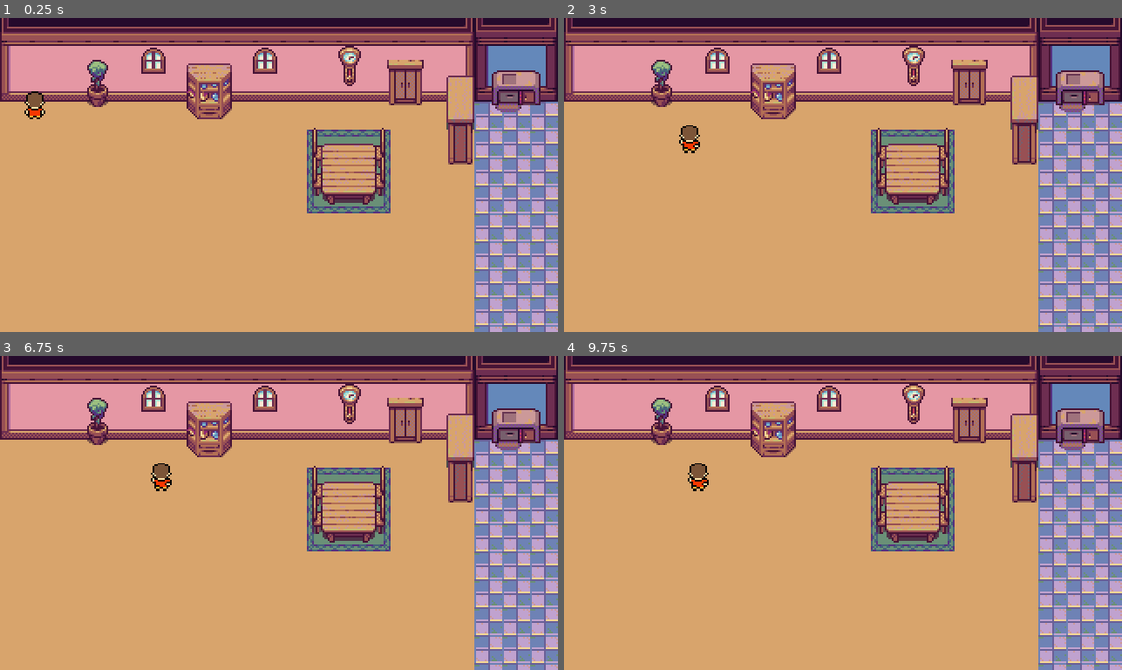
Above: before the commit, frames 1-4 (two rows, left to right).
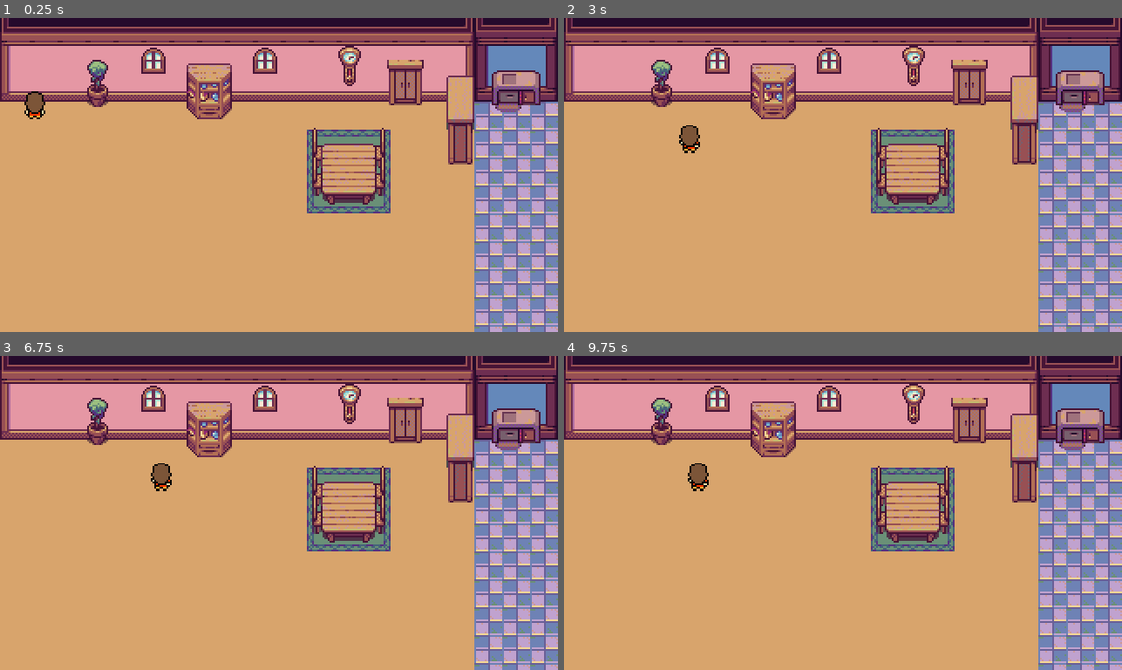
Above: after the commit, the same moments.

Repository: AnantAhuja/eJam2020
Game: Godot game, scene res://Indoors.tscn
Same seed, same stepped clock (60 frames per second), same inputs: the game is played once before the commit and once after it. The project has no main scene, so this scene is started directly.
Inputs:
- Up to frame 1 (0.25 s): no input
- Up to frame 2 (3 s): tap Enter at 0.5 s; hold Right (ui_right) 0.53-1.28 s; hold Down (ui_down) 1.28-2.03 s; hold Right (ui_right) 2.03-2.78 s; hold Up (ui_up) from 2.78 s (still down)
- Up to frame 3 (6.75 s): release Up (ui_up) at 3.53 s; hold Left (ui_left) 3.53-5.03 s; tap Space at 4.25 s; hold Down (ui_down) 5.03-5.78 s; hold Right (ui_right) 5.78-6.53 s; hold Up (ui_up) from 6.53 s (still down)
- Up to frame 4 (9.75 s): release Up (ui_up) at 7.28 s; hold Right (ui_right) 7.28-8.03 s; tap Enter at 8 s; hold Down (ui_down) 8.03-8.78 s; hold Left (ui_left) 8.78-9.53 s; hold Up (ui_up) from 9.53 s (still down)

The runs differ from the first frame. In frame 1, less than 0.1% of the frame differs, in the area x 4-9%, y 26-31%; in frame 2, less than 0.1%; in frame 3, less than 0.1%; in frame 4, less than 0.1%.

Commit message:
Changed the Player character sprite to female

Diff:
--- a/Player/Player.tscn
+++ b/Player/Player.tscn
@@ -225,7 +225,8 @@
 
 [node name="AnimatedSprite" type="AnimatedSprite" parent="."]
 frames = SubResource( 41 )
-animation = "idle_up"
+animation = "walk_left"
+frame = 2
 playing = true
 
 [node name="CollisionShape2D" type="CollisionShape2D" parent="."]
Binary file changed: Player/spr_player_idle_down.png
Binary file changed: Player/spr_player_idle_left.png
Binary file changed: Player/spr_player_idle_right.png
Binary file changed: Player/spr_player_idle_up.png
Binary file changed: Player/spr_player_walk_down.png
Binary file changed: Player/spr_player_walk_left.png
Binary file changed: Player/spr_player_walk_right.png
Binary file changed: Player/spr_player_walk_up.png
Not shown, changed: .DS_Store
Not shown, added: Player/.DS_Store
